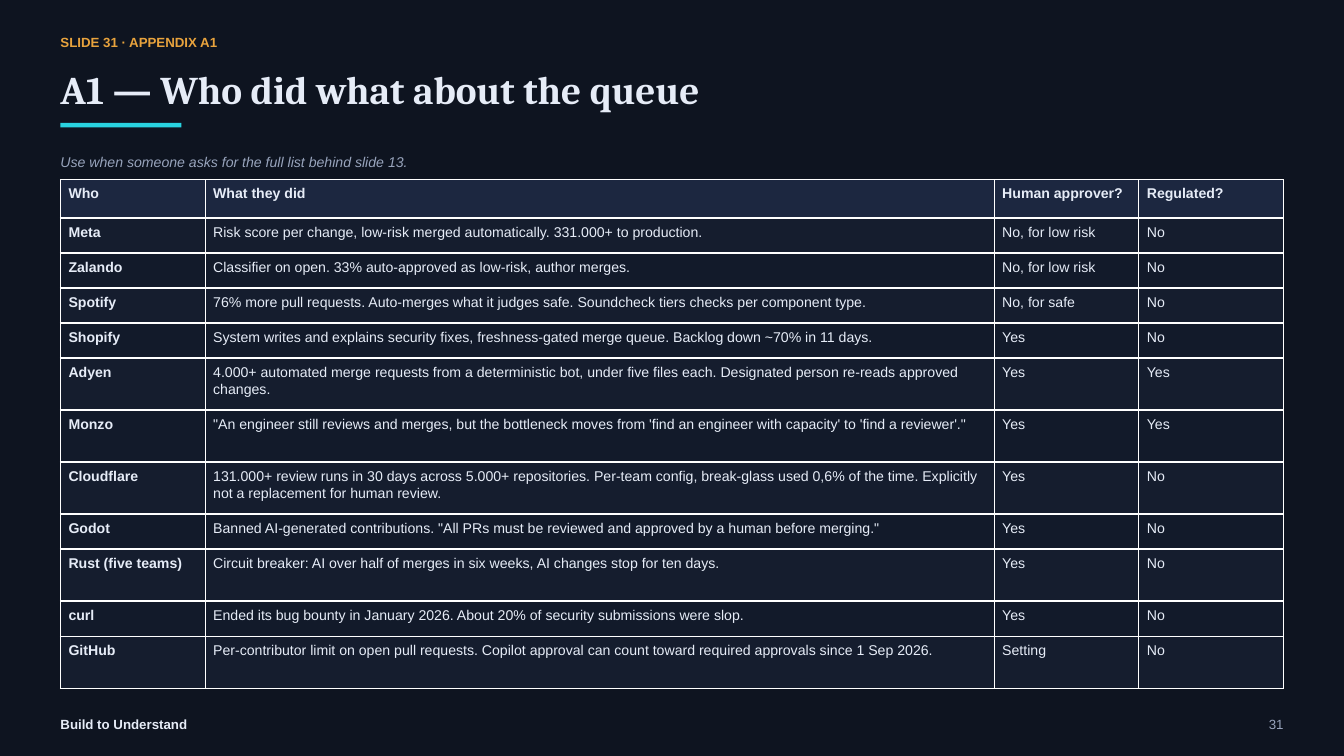
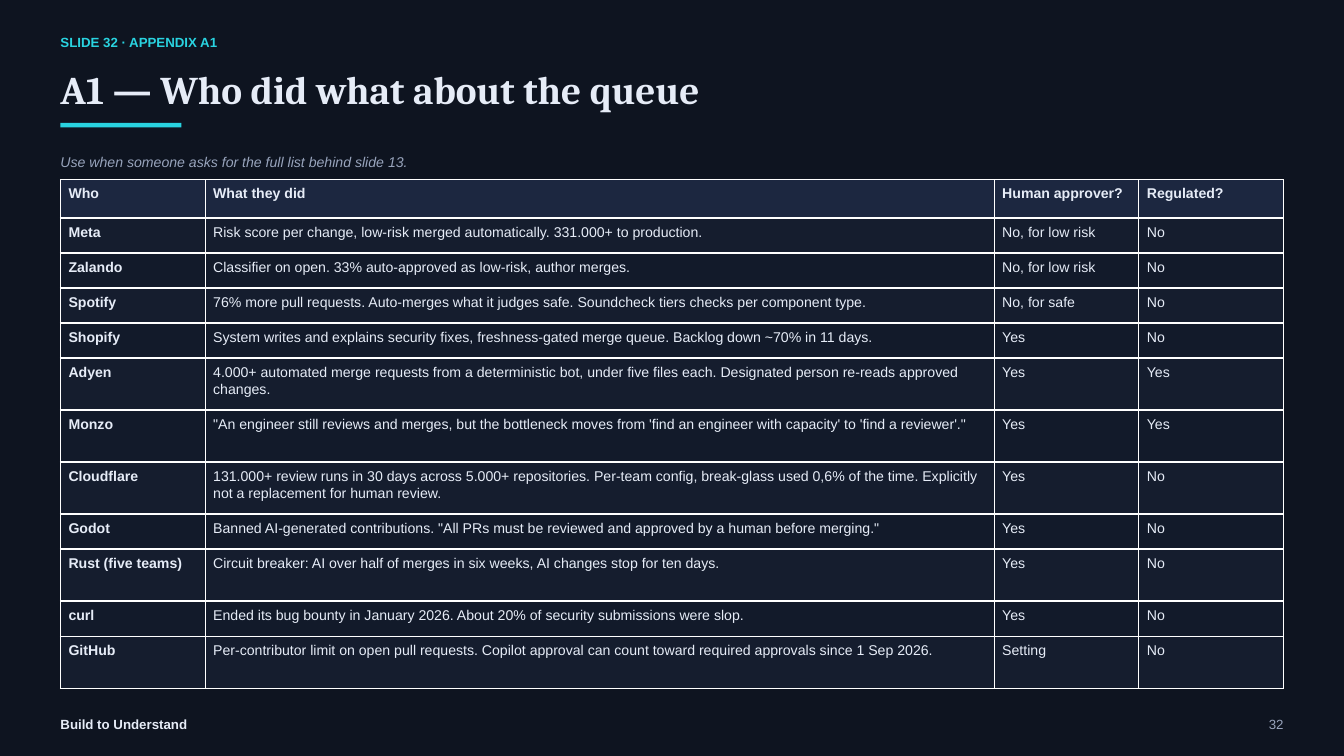
Before and after one commit to svenmalvik/buildtounderstand.org, a slide deck: slide 32 of presentations/what-is-the-second-pair-of-eyes-for.pptx (slide 31 before the commit). Drawn at 1344x756 pixels with LibreOffice and Linux fonts; fonts in the diff are those of the drawing. Boxes give left, top, right and bottom in pixels: in the first picture for what was removed or moved away, otherwise in the second. Text is boxed around its words. In the diff, an @@ line names an element or a change of style, - is before the commit and + after.

```diff
--- a/presentations/what-is-the-second-pair-of-eyes-for.pptx
+++ b/presentations/what-is-the-second-pair-of-eyes-for.pptx
@@ text at box(60, 37, 217, 47): text changed; text colour #E8A33D to #29D3E0 @@
-SLIDE 31 · APPENDIX A1
+SLIDE 32 · APPENDIX A1
@@ text at box(1269, 720, 1284, 729): text changed @@
-31
+32
```
Also in this commit, not shown: 9 other slides changed, 1 slide added, 7 other files.
